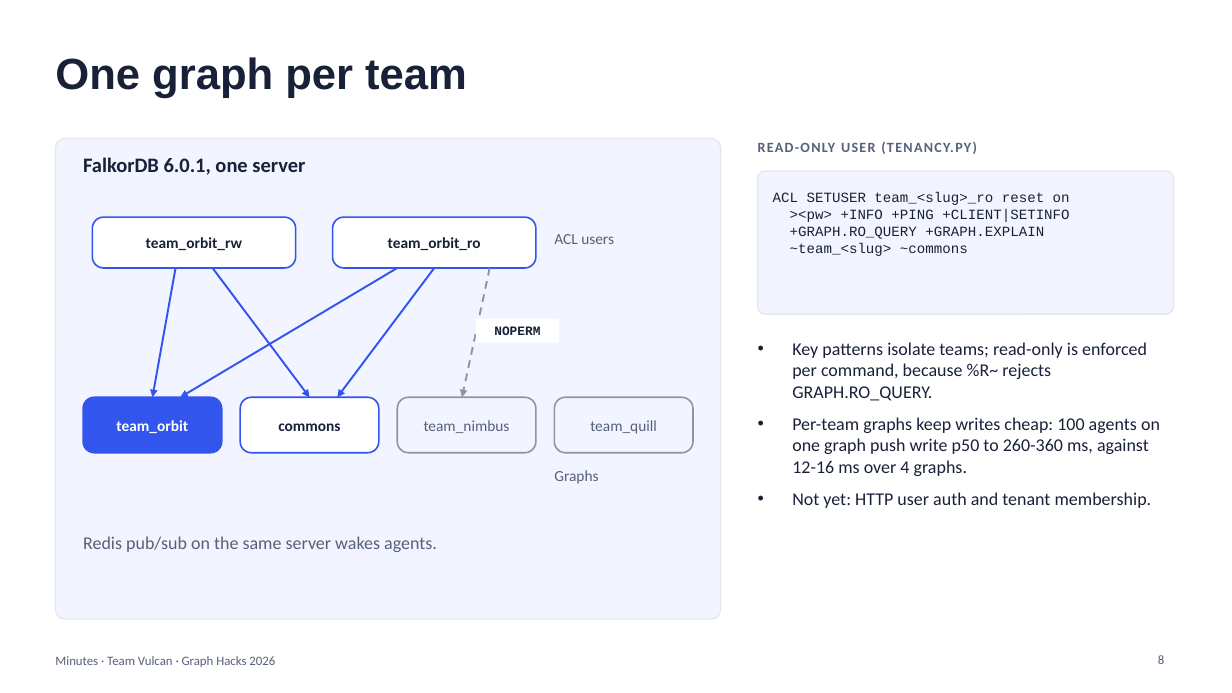
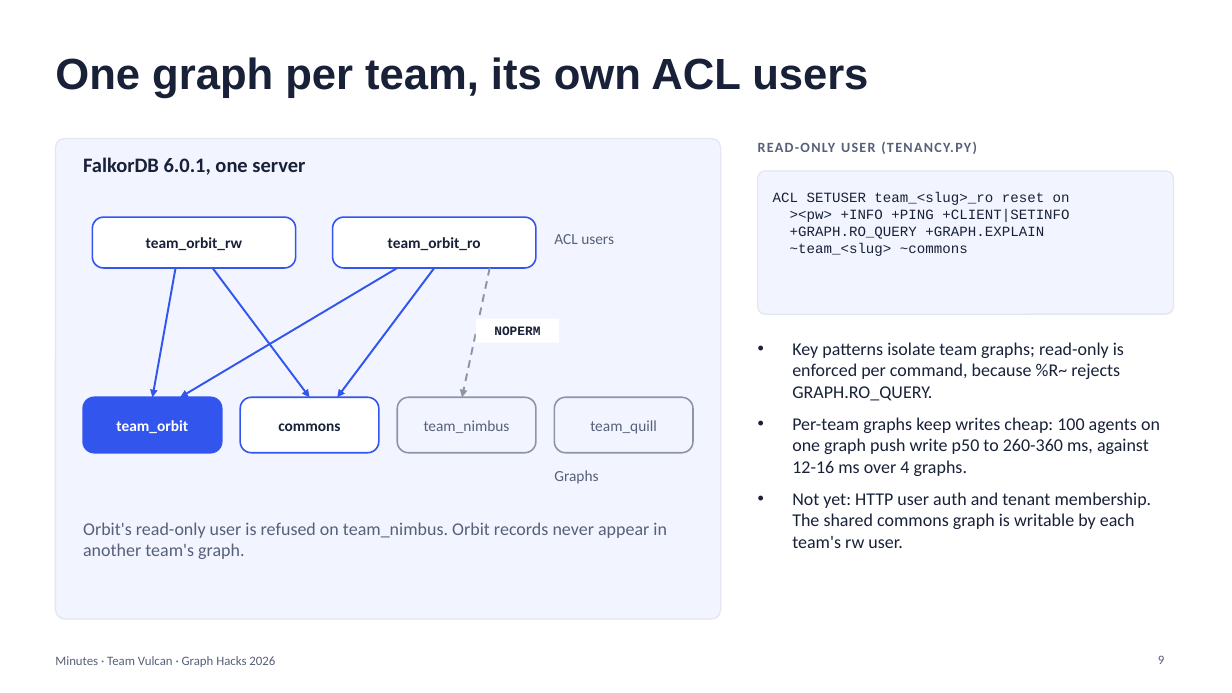
Before and after one commit to PDGamerSG/minutes-falkordb, a slide deck: slide 9 of docs/pitch/minutes-pitch.pptx (slide 8 before the commit). Drawn at 1232x693 pixels with LibreOffice and Linux fonts; fonts in the diff are those of the drawing. Boxes give left, top, right and bottom in pixels: in the first picture for what was removed or moved away, otherwise in the second. Text is boxed around its words. In the diff, an @@ line names an element or a change of style, - is before the commit and + after.

```diff
--- a/docs/pitch/minutes-pitch.pptx
+++ b/docs/pitch/minutes-pitch.pptx
@@ title at (55, 57, 868, 98): text changed @@
-One graph per team
+One graph per team, its own ACL users
@@ text at (792, 342, 1124, 401): text changed @@
-• Key patterns isolate teams; read-only is enforced per command, because %R~ rejects GRAPH.RO_QUERY.
+• Key patterns isolate team graphs; read-only is enforced per command, because %R~ rejects GRAPH.RO_QUERY.
@@ text at (792, 492, 1152, 548): text changed @@
-• Not yet: HTTP user auth and tenant membership.
+• Not yet: HTTP user auth and tenant membership. The shared commons graph is writable by each team's rw user.
@@ text at (83, 522, 667, 559): text changed @@
-Redis pub/sub on the same server wakes agents.
+Orbit's read-only user is refused on team_nimbus. Orbit records never appear in another team's graph.
```
Also in this commit, not shown: 6 other slides changed, 4 slides added, 4 slides removed, 3 other files.
